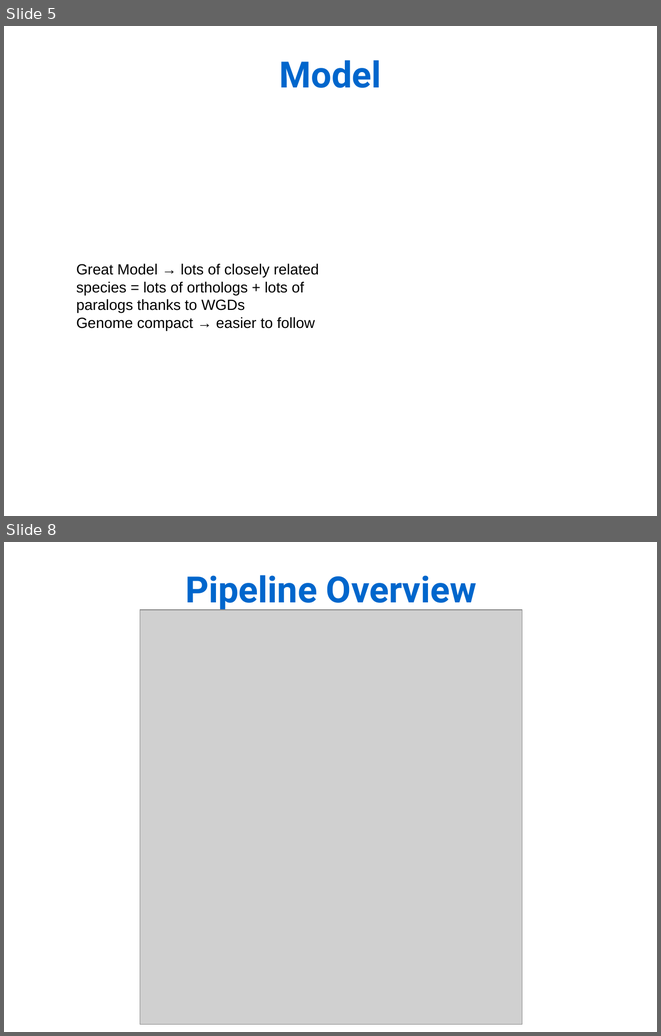
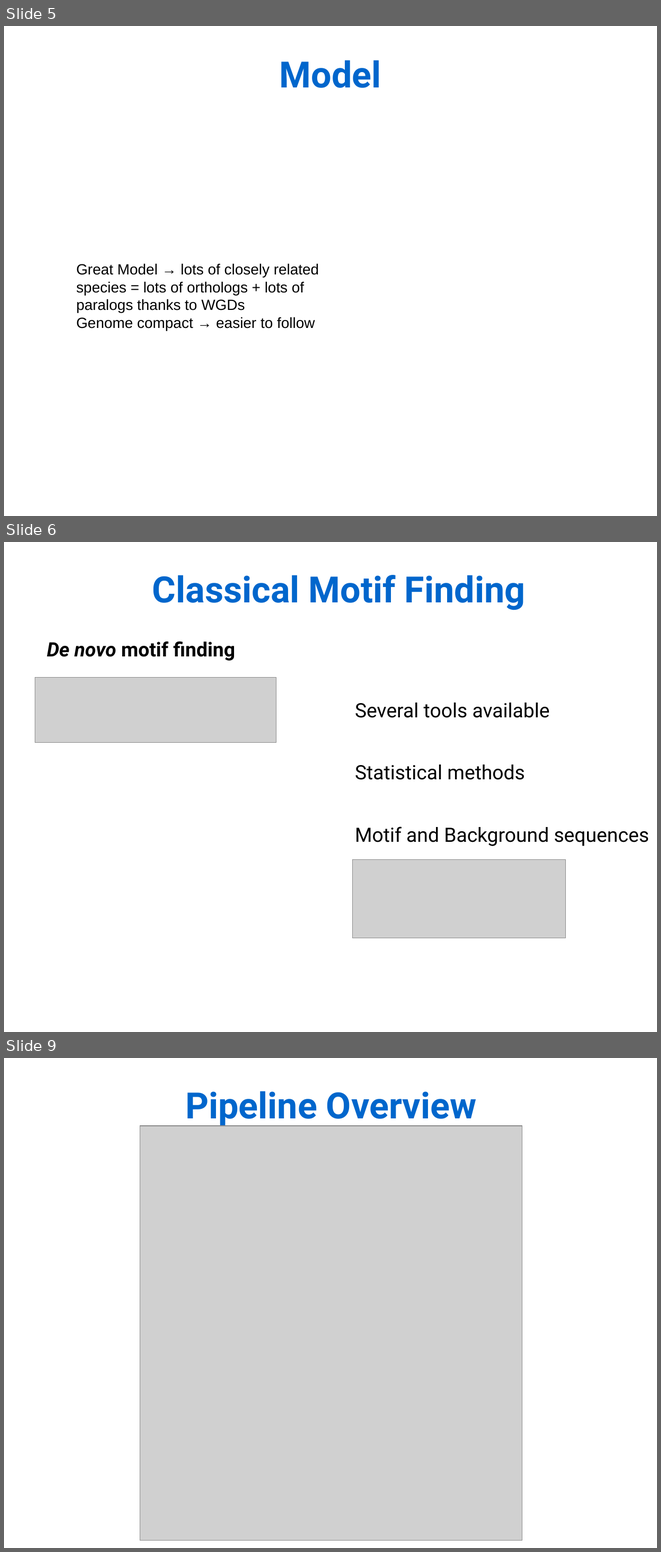
Before and after one commit to Rekyt/lynchlabpresentation2014, a slide deck: LabMeetingPresentation.odp. Shown one above the other, each under a label of ours: slides 5 and 8 before the commit, slides 5, 6 and 9 after it; the slides between them are not shown. The pictures are 661x1036 and 661x1552 pixels, drawn with LibreOffice and Linux fonts; fonts in the diff are those of the drawing; grey boxes stand for pictures. Boxes give left, top, right and bottom in pixels: in the first picture for what was removed or moved away, otherwise in the second. Text is boxed around its words. In the diff, an @@ line names an element or a change of style, - is before the commit and + after.

Commit message:
Added question slide and motif identification

```diff
--- a/LabMeetingPresentation.odp
+++ b/LabMeetingPresentation.odp
@@ slide 6 added at [4,542,657,1032], background #FFFFFF @@
@@ text added at [152,575,526,610], 44 pt, text #0066CC, bold @@
+Classical Motif Finding
@@ text added at [47,641,235,661], 24 pt, text #000000, bold @@
+De novo motif finding
@@ picture added at [35,677,276,742] @@
@@ text added at [355,703,650,846], 24 pt, text #000000 @@
+Several tools available
+Statistical methods
+Motif and Background sequences
@@ picture added at [352,859,566,938] @@
@@ what was slide 8 is now slide 9 @@
```
Also in this commit, not shown: 2 slides changed, 3 other slides added, 3 slides removed.
